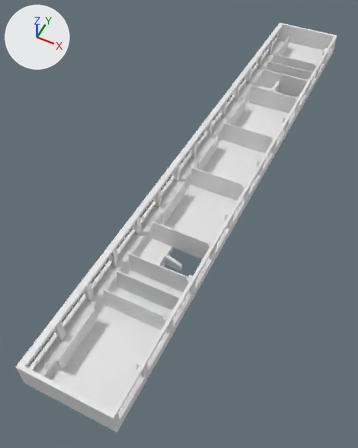
A saved change to the OBJ model models/koyo/3dMap_south_4F.obj.
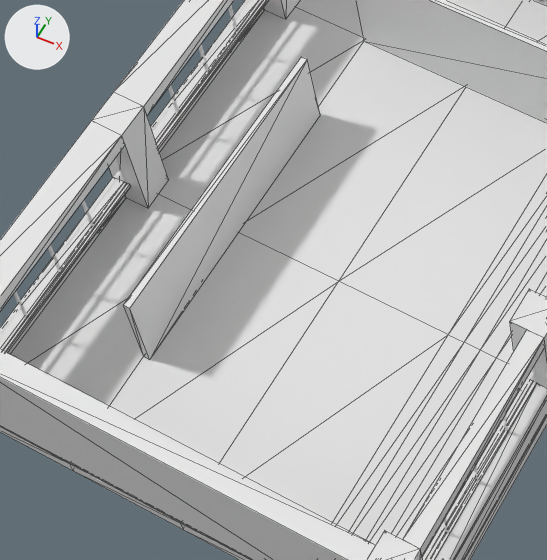
The first picture shows the older version from a 50 mm lens placed at (36.1, -48.9, 55.8), pointed at (16.0, -8.6, 5.5). The close-ups show both versions on the part from 9% to 40% of the width and 66% to 92% of the height of that picture; other places that the commit changed are outside them. Arrows for +X, +Y and +Z are at upper left; the lights stay in place. The close-ups show mesh edges as thin lines. Where no turn or scale is listed for an object, it has been applied to the vertices.

Names of what the first close-up shows: 'floor_4F_normalFloor_2~4', 'overWindow_4F-2_normalOverwindow_2', 'overWindow_4F_normalOverwindow_1', 'pillar_4F_schoolPillar', 'underWindow_4F_schoolUnderwindow', 'wall_1A~1A_classWall_front_2', 'wall_Lang2~1A_classWall', 'wall_Out_4F_classWall_out', 'window_4F_schoolWindowflame'.
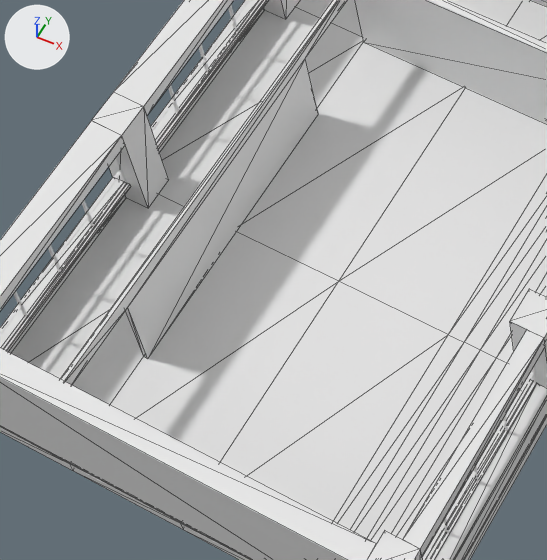
The edits, one by one:
me_wall_1a_1a_classwall_front_2 is used by ob_wall_1a_1a_classwall_front_2; location (0.0, 0.0, 0.0).
me_wall_1a_1a_classwall_front_2 had 8 vertices, 12 faces and spanned x 16.12..16.28, y -34.65..-28.35, z 10.13..12.38.
me_wall_1a_1a_classwall_front_2 now has 16 vertices, 28 faces and spans x 16.12..16.23, y -36.65..-26.35, z 10.13..12.75.
Part 1, on me_wall_1a_1a_classwall_front_2:
1 vertex is removed from x 16.28, y -34.65, z 12.38.
7 faces are deleted.
3 vertices move from x 16.28, y -34.65..-28.35, z 10.13..12.38 to x 16.22..16.23, y -34.65..-28.35, z 10.13..12.38.
4 vertices are added at (16.12, -26.35, 12.38), (16.12, -26.35, 12.75), (16.12, -36.65, 12.38), (16.12, -36.65, 12.75).
5 new vertices lie (0.1, 0.0, 0.0) away from vertices in x 16.12, y -36.65..-26.35, z 12.38..12.75.
23 new faces join them.

Where the change shows, as pixel boxes [x1, y1, x2, y2] in the close-ups (547 x 560 px):
'wall_1A~1A_classWall_front_2', reshaped: before [124, 57, 320, 359]; after [60, 0, 346, 385]
